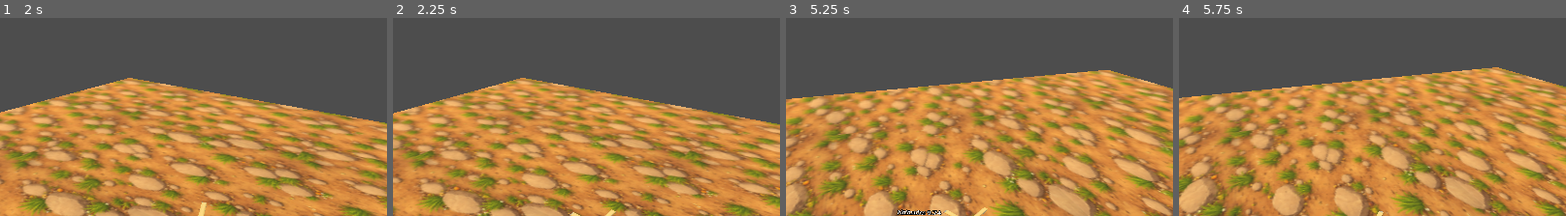
Above: before the commit, frames 1-4 (left to right).
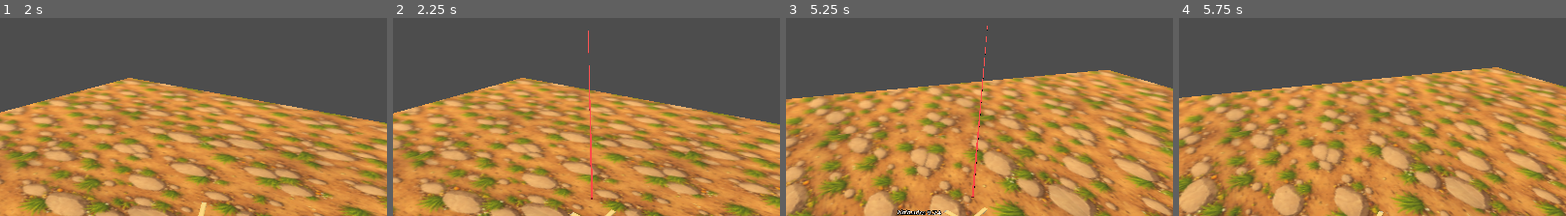
Above: after the commit, the same moments.

Repository: tokkoro/hordecopter
Game: Godot game, scene res://theworld.tscn
The game is run twice, just before and just after one commit, with the same random seed, the same clock (stepped at 60 frames per second) and the same inputs.
Inputs:
- Up to frame 1 (2 s): hold D (p1_thrust_right) 0.53-1.28 s; hold Q (p1_rotate_ccw) 0.53-1.28 s; hold S (p1_thurst_backward) from 1.28 s (still down); tap E (p1_rotate_cw) at 1.35 s
- Up to frame 2 (2.25 s): release S (p1_thurst_backward) at 2.03 s; hold D (p1_thrust_right) from 2.03 s (still down); hold F (p1_shoot) from 2.03 s (still down)
- Up to frame 3 (5.25 s): release D (p1_thrust_right) at 2.78 s; release F (p1_shoot) at 2.78 s; hold W (p1_thrust_forward) 2.78-3.53 s; tap G (p1_show_info_toggle) at 2.85 s; hold Q (p1_rotate_ccw) 3.53-4.28 s; hold A (p1_thurst_left) 3.53-5.03 s; tap E (p1_rotate_cw) at 4.35 s; hold S (p1_thurst_backward) from 5.03 s (still down); hold F (p1_shoot) from 5.03 s (still down)
- Up to frame 4 (5.75 s): keep holding S (p1_thurst_backward); keep holding F (p1_shoot)
The pictures show only the part of the screen within x 25-75%, y 0-50%; the shares and areas given below are measured in that part.

Frame 1 is identical in both runs. In frame 2, 0.3% of the frame differs, in the area x 50-52%, y 6-92%; in frame 3, 0.3%, in the area x 47-53%, y 3-91%; in frame 4, nothing differs.
Error before the commit: Parse Error: Cannot infer the type of "collider" variable because the value doesn't have a set type. (res://weapons/weapon_system.gd:50)

Commit message:
fix(weapons): resolve headless errors

Diff:
--- a/hordecopter-godot/weapons/laser_beam.gd
+++ b/hordecopter-godot/weapons/laser_beam.gd
@@ -1,23 +1,38 @@
+###############################################################
+# weapons/laser_beam.gd
+# Key Classes      • LaserBeam – short-lived beam visual
+# Key Functions    • configure() – set segment, color, width
+# Critical Consts  • n/a
+# Editor Exports   • lifetime: float – beam lifetime
+# Dependencies     • n/a
+# Last Major Rev   • 25-09-20 – initial laser beam effect
+###############################################################
+
 class_name LaserBeam
 extends Node3D
 
 @export var lifetime: float = 0.05
-@export var line_path: NodePath = NodePath("Line3D")
+@export var beam_mesh_path: NodePath = NodePath("BeamMesh")
 
-var _line: Line3D
+var _beam_mesh: MeshInstance3D
+var _beam_material: StandardMaterial3D
 
 
 func _ready() -> void:
-	_line = get_node(line_path) as Line3D
+	_beam_mesh = get_node(beam_mesh_path) as MeshInstance3D
+	if _beam_mesh != null:
+		_beam_material = _beam_mesh.get_active_material(0) as StandardMaterial3D
 	var timer := get_tree().create_timer(lifetime)
 	timer.timeout.connect(queue_free)
 
 
 func configure(start: Vector3, end: Vector3, color: Color, width: float) -> void:
-	global_position = start
-	var local_end := end - start
-	_line.clear_points()
-	_line.add_point(Vector3.ZERO)
-	_line.add_point(local_end)
-	_line.width = width
-	_line.default_color = color
+	if _beam_mesh == null:
+		return
+	var length := start.distance_to(end)
+	var midpoint := start.lerp(end, 0.5)
+	global_position = midpoint
+	look_at(end, Vector3.UP)
+	_beam_mesh.scale = Vector3(width, width, length)
+	if _beam_material != null:
+		_beam_material.albedo_color = color
--- a/hordecopter-godot/weapons/laser_beam.tscn
+++ b/hordecopter-godot/weapons/laser_beam.tscn
@@ -1,9 +1,16 @@
 [gd_scene format=3 uid="uid://b5ap7upuq6g6l"]
 
-[ext_resource type="Script" uid="uid://cuo8py83enlce" path="res://weapons/laser_beam.gd" id="1_laser"]
+[ext_resource type="Script" uid="uid://c5yjtkmrdj16w" path="res://weapons/laser_beam.gd" id="1_laser"]
+
+[sub_resource type="StandardMaterial3D" id="StandardMaterial3D_1"]
+albedo_color = Color(1, 0.25, 0.25, 1)
+
+[sub_resource type="BoxMesh" id="BoxMesh_1"]
+size = Vector3(1, 1, 1)
 
 [node name="LaserBeam" type="Node3D"]
 script = ExtResource("1_laser")
 
-[node name="Line3D" type="Line3D" parent="."]
-width = 0.05
+[node name="BeamMesh" type="MeshInstance3D" parent="."]
+material_override = SubResource("StandardMaterial3D_1")
+mesh = SubResource("BoxMesh_1")
--- a/hordecopter-godot/weapons/weapon_definition.gd
+++ b/hordecopter-godot/weapons/weapon_definition.gd
@@ -1,3 +1,13 @@
+###############################################################
+# weapons/weapon_definition.gd
+# Key Classes      • WeaponDefinition – data for a single weapon
+# Key Functions    • n/a
+# Critical Consts  • n/a
+# Editor Exports   • weapon_name: String – display label
+# Dependencies     • n/a
+# Last Major Rev   • 25-09-20 – initial data-driven weapon model
+###############################################################
+
 class_name WeaponDefinition
 extends Resource
 
--- a/hordecopter-godot/weapons/weapon_system.gd
+++ b/hordecopter-godot/weapons/weapon_system.gd
@@ -1,3 +1,13 @@
+###############################################################
+# weapons/weapon_system.gd
+# Key Classes      • WeaponSystem – runtime firing logic
+# Key Functions    • try_fire() – cooldown gate + dispatch
+# Critical Consts  • n/a
+# Editor Exports   • weapon: WeaponDefinition – data source
+# Dependencies     • weapons/weapon_definition.gd
+# Last Major Rev   • 25-09-20 – initial weapon system
+###############################################################
+
 class_name WeaponSystem
 extends Node3D
 
@@ -47,7 +57,9 @@
 	var hit_point := end
 	if result:
 		hit_point = result.position
-		var collider := result.collider
+		var collider: Object = null
+		if result.has("collider"):
+			collider = result.collider
 		if collider != null and collider.has_method("apply_damage"):
 			collider.apply_damage(weapon.damage)
 	if weapon.beam_scene != null:
Not shown: 1 places in hordecopter-godot/hordecopter.tscn that only renumber resources
Not shown, added: hordecopter-godot/weapons/laser_beam.gd.uid
Not shown: 1 places in hordecopter-godot/weapons/laser_weapon.tres that only renumber resources
Not shown, added: hordecopter-godot/weapons/weapon_definition.gd.uid
Not shown, added: hordecopter-godot/weapons/weapon_system.gd.uid
